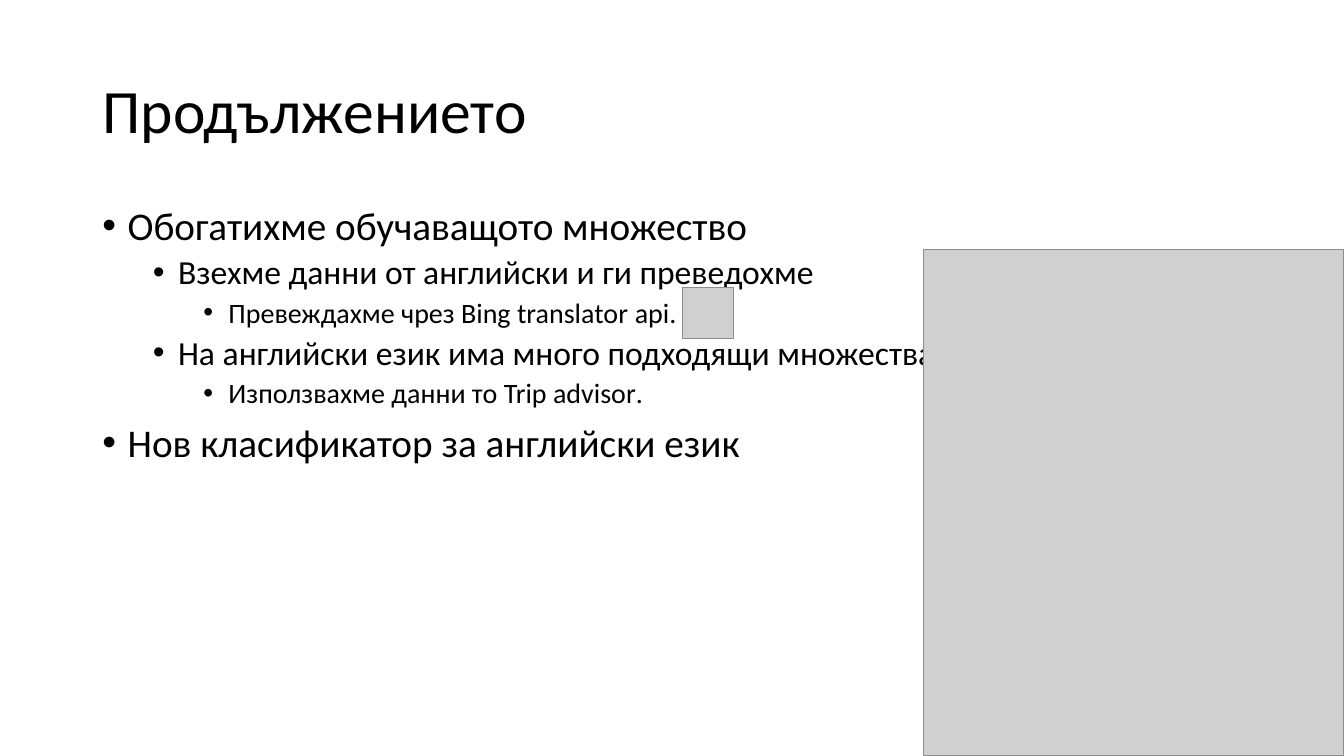
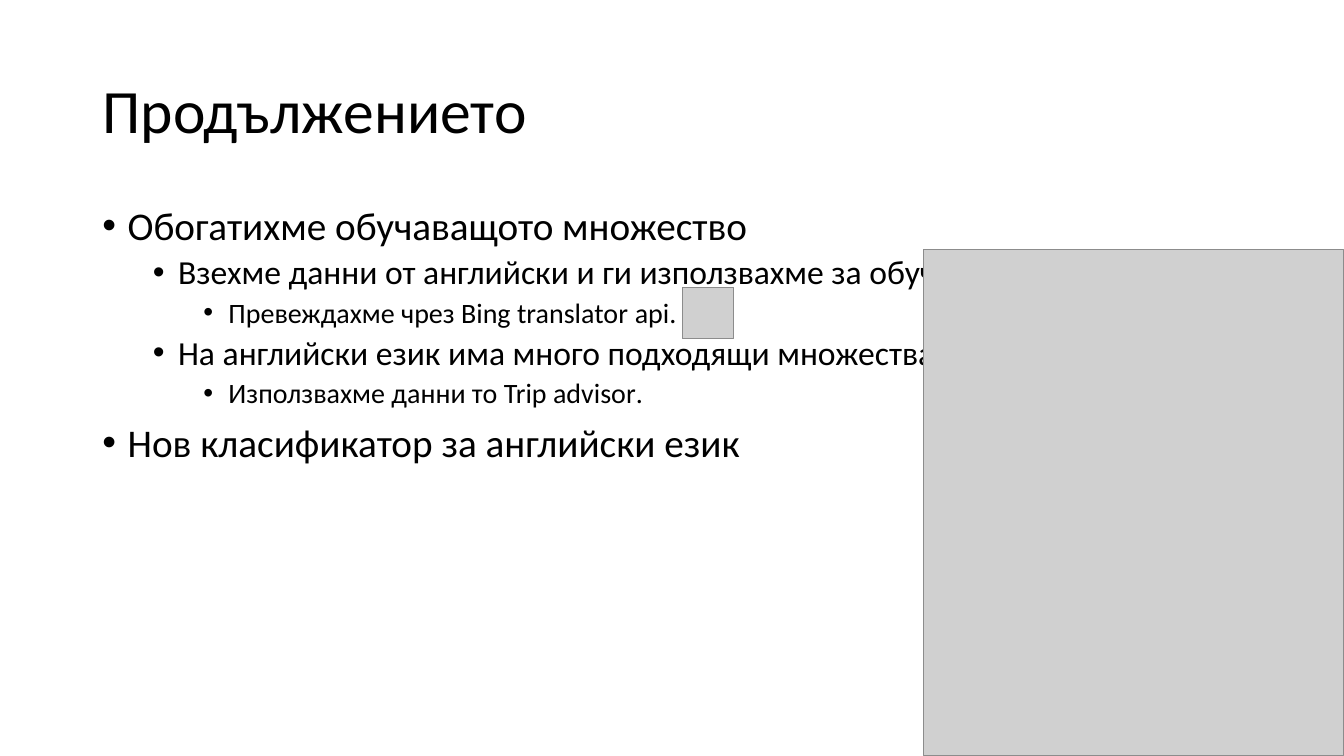
Before and after one commit to skeleta/BGMamaProject, a slide deck: slide 3 of documentation/Презентация_v2 - ОЗТ.pptx. Drawn at 1344x756 pixels with LibreOffice and Linux fonts; fonts in the diff are those of the drawing; grey boxes stand for pictures. Boxes give left, top, right and bottom in pixels: in the first picture for what was removed or moved away, otherwise in the second. Text is boxed around its words. In the diff, an @@ line names an element or a change of style, - is before the commit and + after.

```diff
--- a/documentation/Презентация_v2 - ОЗТ.pptx
+++ b/documentation/Презентация_v2 - ОЗТ.pptx
@@ text at box(178, 257, 1005, 293): text changed @@
-  • Взехме данни от английски и ги преведохме
+  • Взехме данни от английски и ги използвахме за обучение
```
Also in this commit, not shown: 2 other slides changed, 1 slide added.
